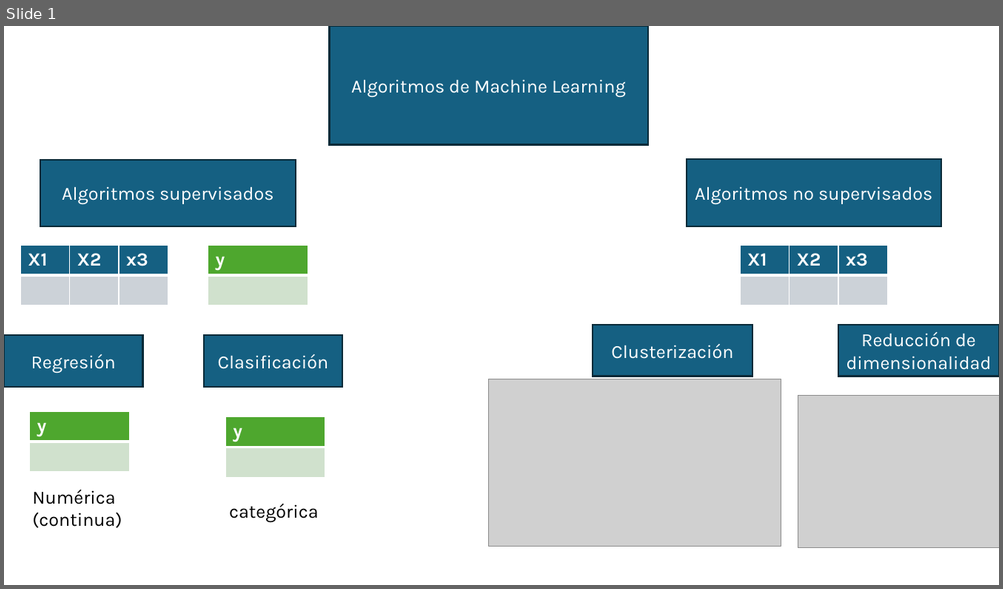
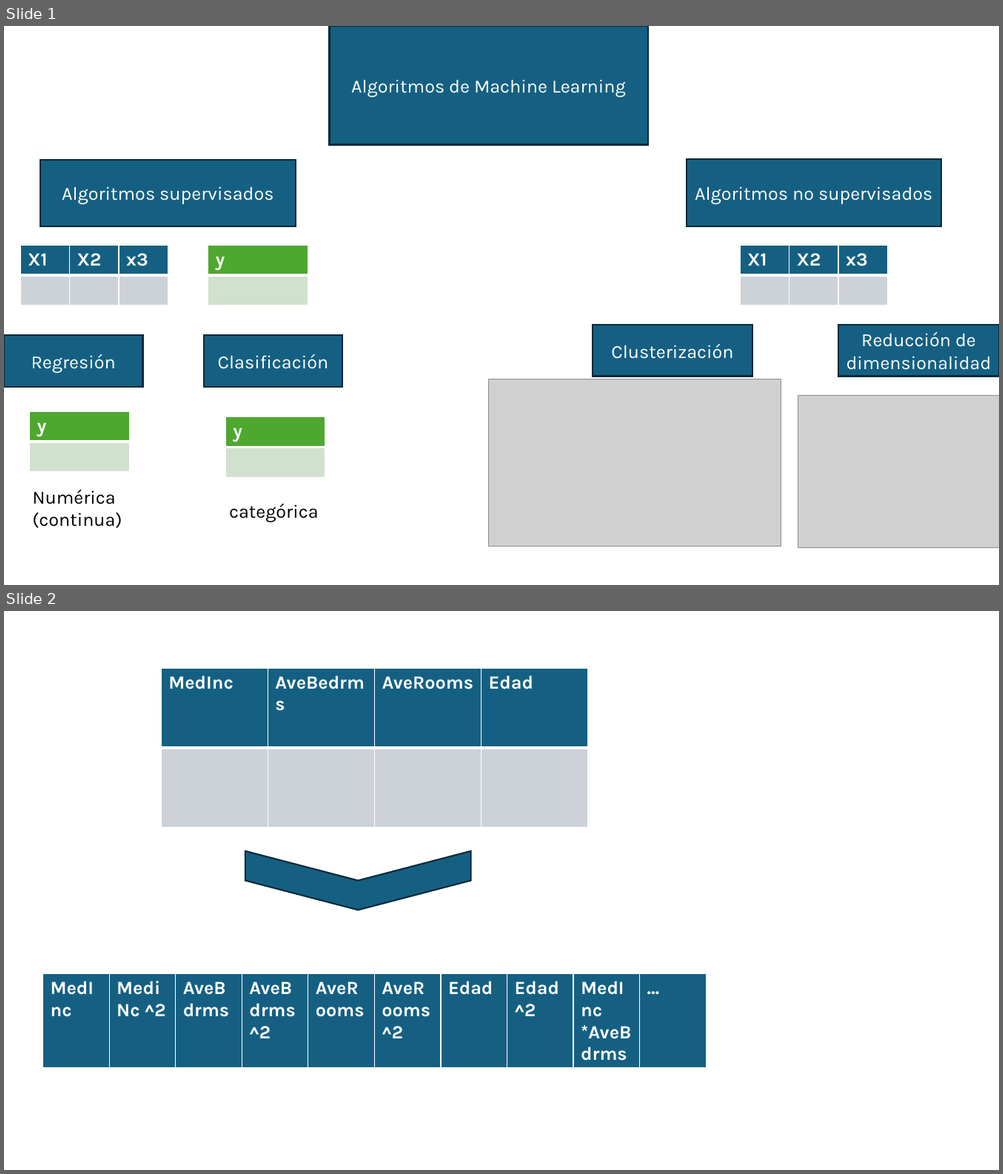
Before and after one commit to alonsinsan/C1-Machine-Learning-2020, a slide deck: categorias en machine learning.pptx. Shown one above the other, each under a label of ours: slide 1 before the commit, slides 1 and 2 after it. The pictures are 1003x589 and 1003x1174 pixels, drawn with LibreOffice and Linux fonts; fonts in the diff are those of the drawing; grey boxes stand for pictures. Boxes give left, top, right and bottom in pixels: in the first picture for what was removed or moved away, otherwise in the second. Text is boxed around its words. In the diff, an @@ line names an element or a change of style, - is before the commit and + after.

```diff
--- a/categorias en machine learning.pptx
+++ b/categorias en machine learning.pptx
@@ slide 2 added at bbox=[4, 611, 999, 1170], background #FFFFFF @@
@@ table added at bbox=[162, 668, 588, 827], 2 rows, 4 columns @@
+MedInc | AveBedrms | AveRooms | Edad
+ |  |  | 
@@ chevron added at bbox=[245, 851, 471, 910], fill #156082, outline #092A39 1.5 pt @@
@@ table added at bbox=[42, 974, 707, 1071], 1 rows, 10 columns @@
+MedInc | MediNc ^2 | AveBdrms | AveBdrms ^2 | AveRooms | AveRooms ^2 | Edad | Edad ^2 | MedInc *AveBdrms | …
```
Also in this commit, not shown: 2 other slides added, 9 other files.
